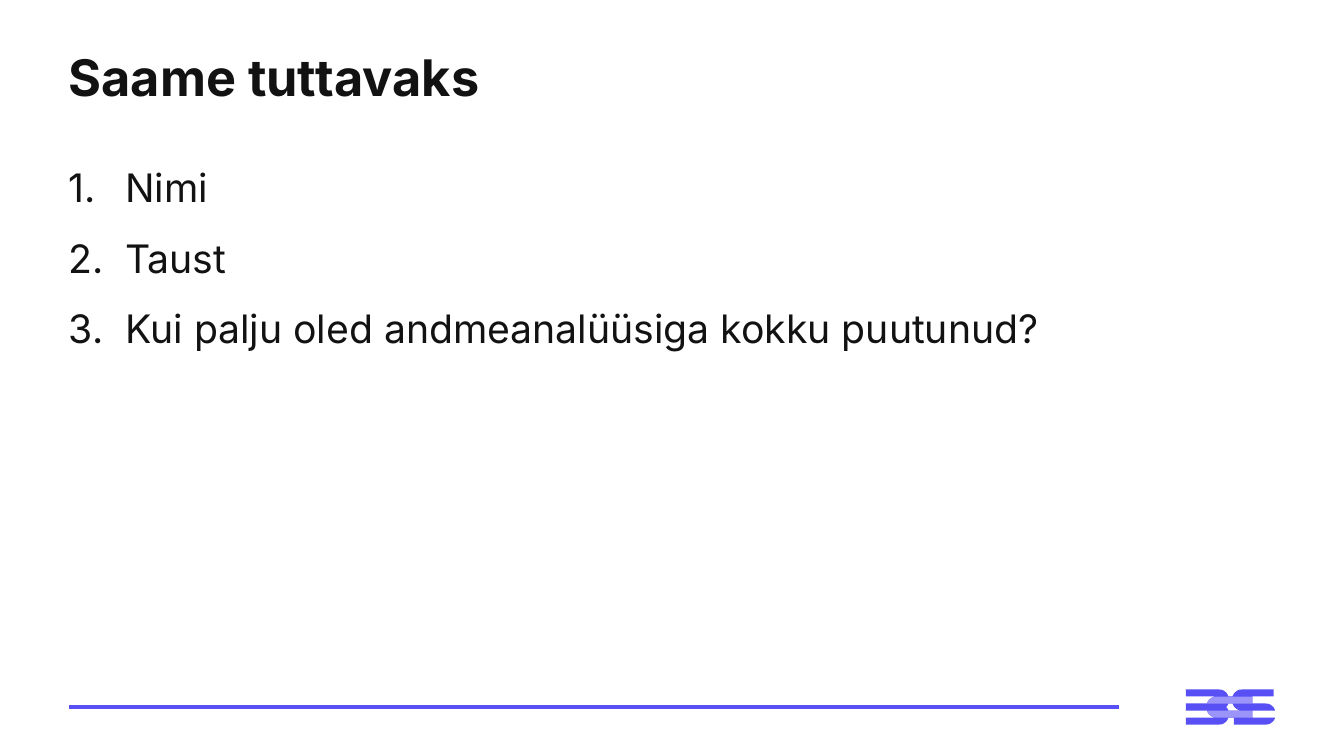
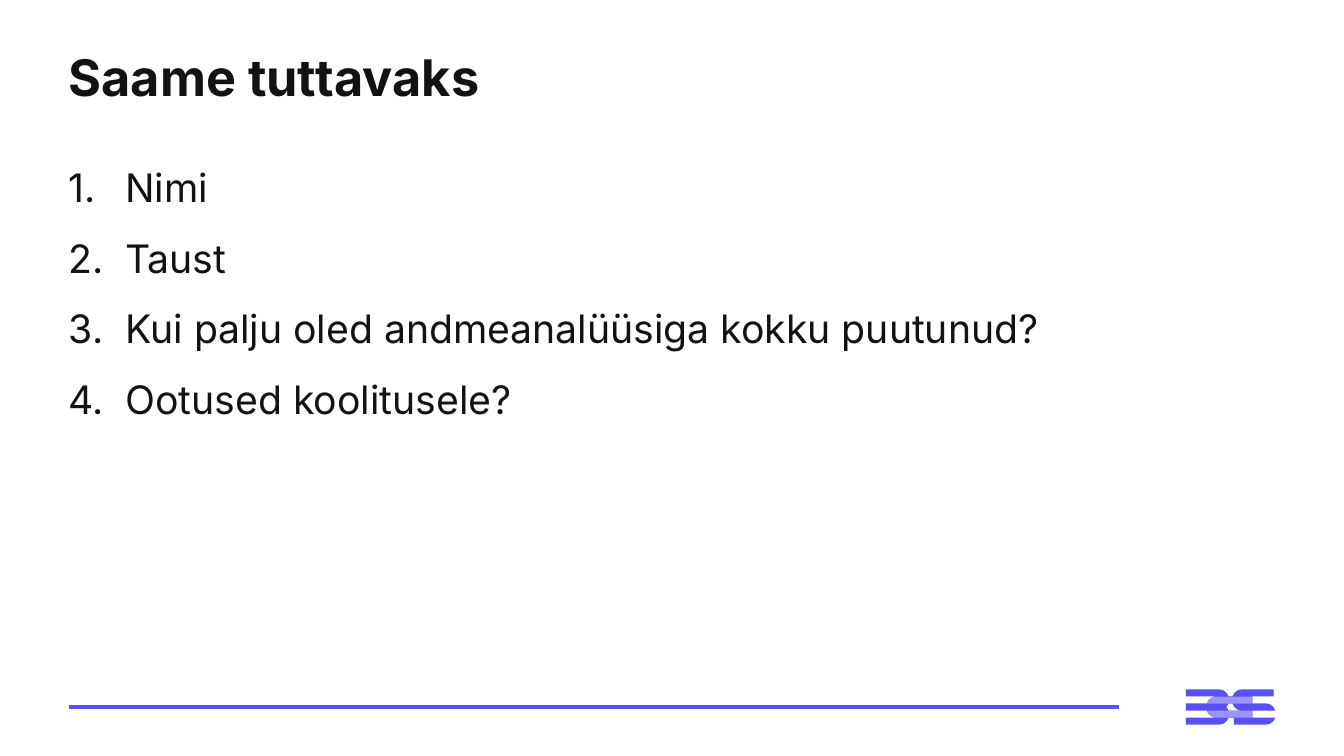
Before and after one commit to virverani/andmetarkus_2026_kevad, a slide deck: slide 4 of Day1/1-paev-andmetarkus-esitlus.pptx. Drawn at 1344x756 pixels with LibreOffice and Linux fonts; fonts in the diff are those of the drawing. Boxes give left, top, right and bottom in pixels: in the first picture for what was removed or moved away, otherwise in the second. Text is boxed around its words. In the diff, an @@ line names an element or a change of style, - is before the commit and + after.

```diff
--- a/Day1/1-paev-andmetarkus-esitlus.pptx
+++ b/Day1/1-paev-andmetarkus-esitlus.pptx
@@ text at (x1=125, y1=384, x2=511, y2=415): paragraph added @@
+4. Ootused koolitusele?
```
Also in this commit, not shown: 1 other file.
